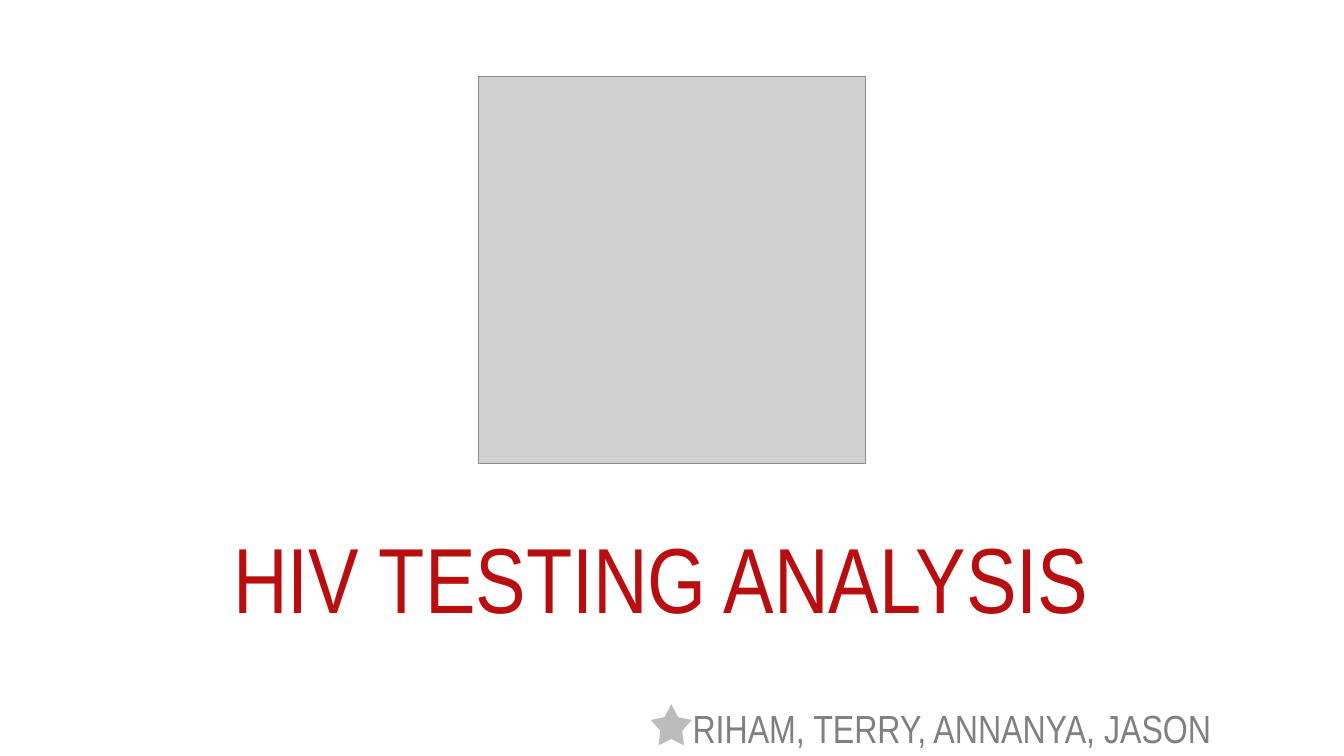
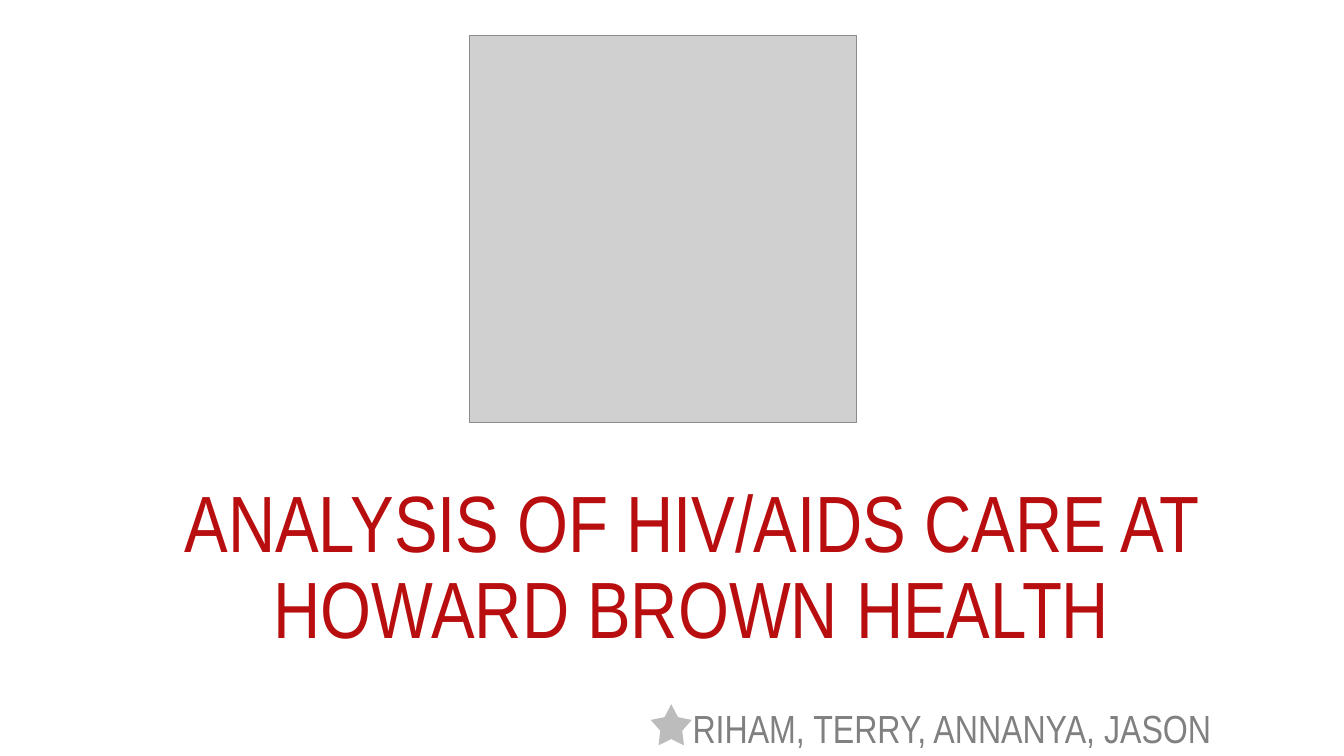
Before and after one commit to rihamramadan/Project-1, a slide deck: slide 1 of HIV Testing Analysis.pptx. Drawn at 1344x756 pixels with LibreOffice and Linux fonts; fonts in the diff are those of the drawing; grey boxes stand for pictures; background and template pictures are left out. Boxes give left, top, right and bottom in pixels: in the first picture for what was removed or moved away, otherwise in the second. Text is boxed around its words. In the diff, an @@ line names an element or a change of style, - is before the commit and + after.

```diff
--- a/HIV Testing Analysis.pptx
+++ b/HIV Testing Analysis.pptx
@@ picture: place and size @@
-picture at bbox=[478, 77, 865, 464]
+picture at bbox=[469, 35, 856, 422]
@@ title at bbox=[185, 494, 1200, 639]: text changed; size 66 to 57 pt @@
-HIV TESTING ANALYSIS
+ANALYSIS OF HIV/AIDS CARE AT HOWARD BROWN HEALTH
```
Also in this commit, not shown: 3 other slides changed, 1 other file.
